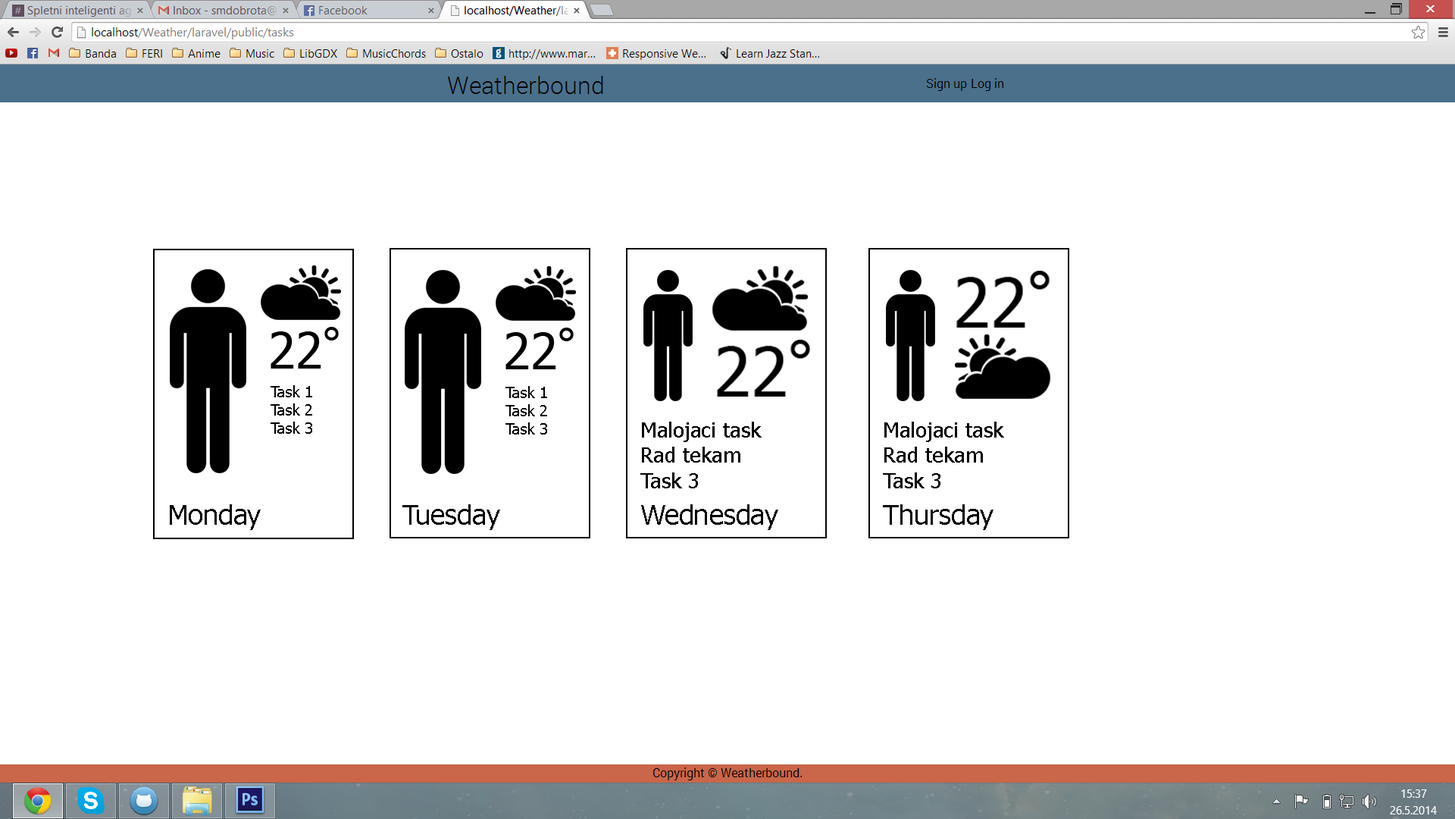
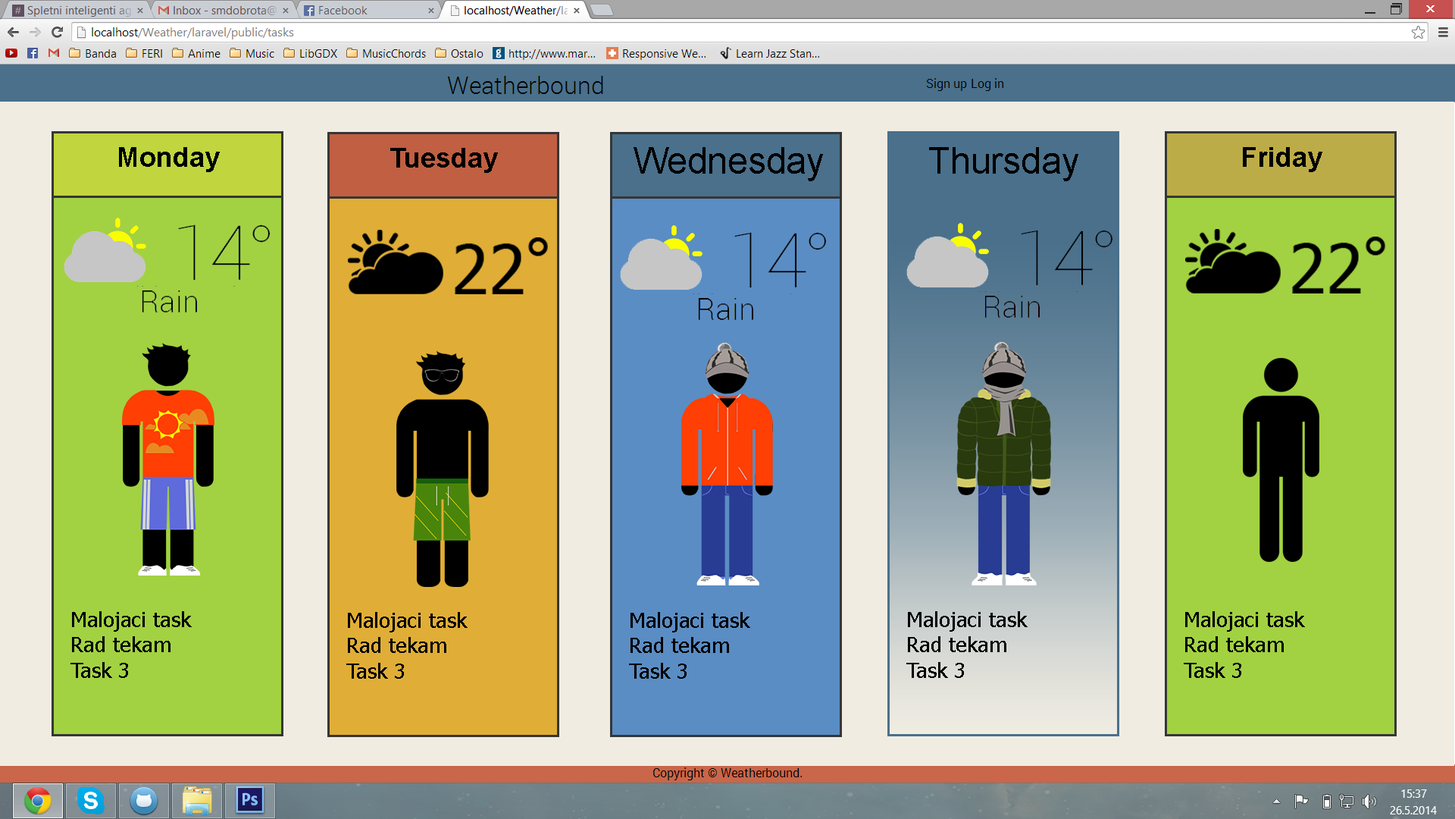
The second 1455x819 image is a revision of the first. Changes to its layers:
added group "Fras" with 48 layers above "Rectangle 8" over left=51, top=131, right=1397, bottom=737
added group "Pon" (1st of 2, in "Fras") with 9 layers in group "Fras" over left=51, top=131, right=284, bottom=737
added layer "Rectangle 7" (1st of 5, in "Fras" › "Pon") in group "Pon" over left=51, top=131, right=284, bottom=737
added group "Tue" with 8 layers in group "Fras" over left=327, top=131, right=560, bottom=737
added layer "Rectangle 7" (2nd of 5, in "Fras" › "Tue") in group "Tue" over left=327, top=131, right=560, bottom=737
added group "Wen" with 10 layers in group "Fras" over left=610, top=131, right=843, bottom=737
added layer "Rectangle 7" (3rd of 5, in "Fras" › "Wen") in group "Wen" over left=610, top=131, right=843, bottom=737
added group "Thu" with 9 layers in group "Fras" over left=887, top=131, right=1120, bottom=737
added layer "Rectangle 7" (4th of 5, in "Fras" › "Thu") in group "Thu" over left=887, top=131, right=1120, bottom=737
added group "Fri" with 7 layers in group "Fras" over left=1165, top=131, right=1397, bottom=737
added layer "Rectangle 7" (5th of 5, in "Fras" › "Fri") in group "Fri" over left=1165, top=131, right=1397, bottom=737
added layer "Rectangle 8" above "Sasotov" over left=0, top=101, right=1455, bottom=766
renamed "Pon copy 4" to "cetrtek", moved it into group "Sasotov" over left=868, top=247, right=1070, bottom=539
moved "Rectangle 6 copy 3" into group "cetrtek" over left=868, top=247, right=1070, bottom=539
renamed "Pon copy 3" to "sreda", moved it into group "Sasotov" over left=389, top=247, right=827, bottom=539
moved "Rectangle 6 copy 2" into group "sreda" over left=626, top=247, right=827, bottom=539
moved "Rectangle 6 copy" into group "sreda" over left=389, top=247, right=591, bottom=539
moved "Pon" (2nd of 2, in "Sasotov") into group "Sasotov" over left=153, top=247, right=1070, bottom=539
…and 32 more changes (27 added, 1 renamed, 5 stack)
